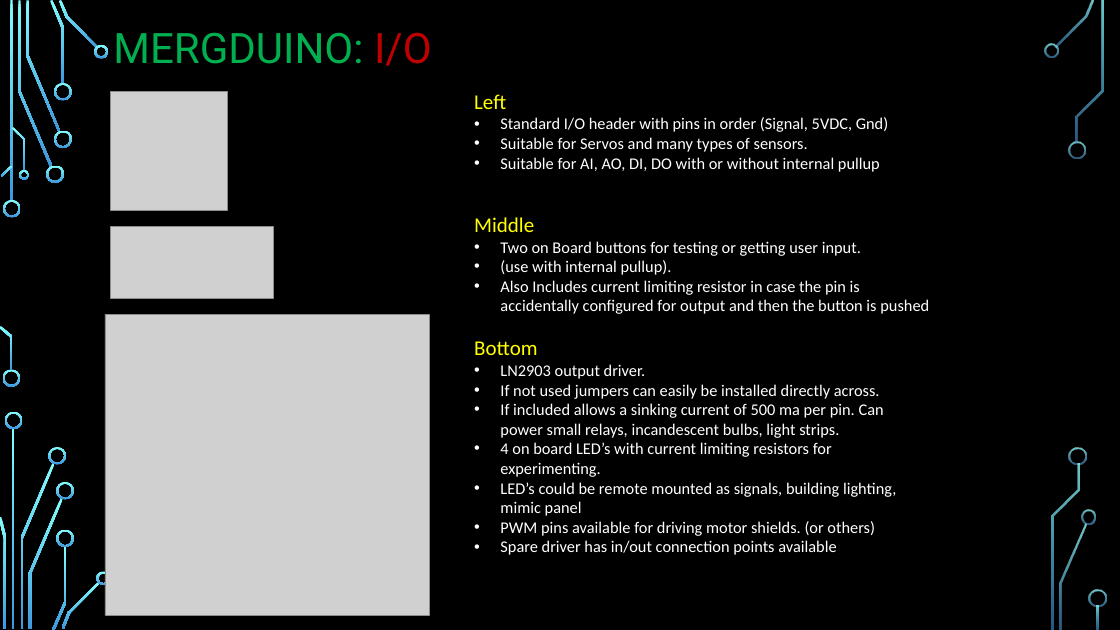
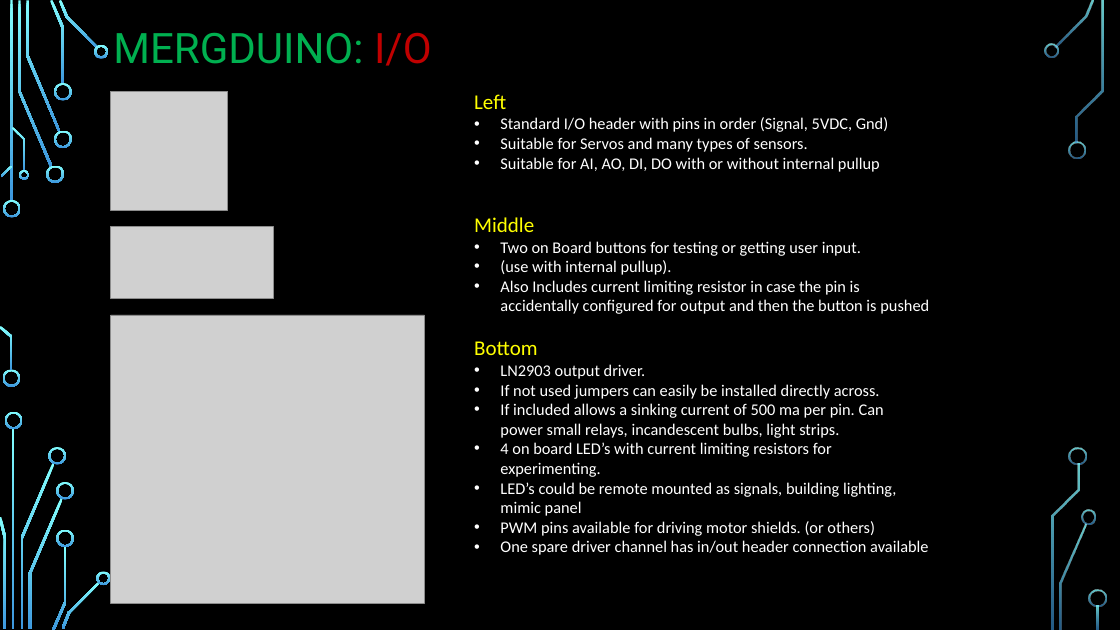
Before and after one commit to Alan-Lomax/MERG-SIG-Presentations, a slide deck: slide 6 of Practical Arduino - Ground Up.pptx. Drawn at 1120x630 pixels with LibreOffice and Linux fonts; fonts in the diff are those of the drawing; grey boxes stand for pictures; background and template pictures are left out. Boxes give left, top, right and bottom in pixels: in the first picture for what was removed or moved away, otherwise in the second. Text is boxed around its words. In the diff, an @@ line names an element or a change of style, - is before the commit and + after.

```diff
--- a/Practical Arduino - Ground Up.pptx
+++ b/Practical Arduino - Ground Up.pptx
@@ picture: place and size @@
-picture at box(105, 314, 429, 615)
+picture at box(111, 315, 425, 603)
@@ text at box(500, 540, 928, 555): text changed @@
-• Spare driver has in/out connection points available
+• One spare driver channel has in/out header connection available
```
Also in this commit, not shown: 4 other slides changed.
